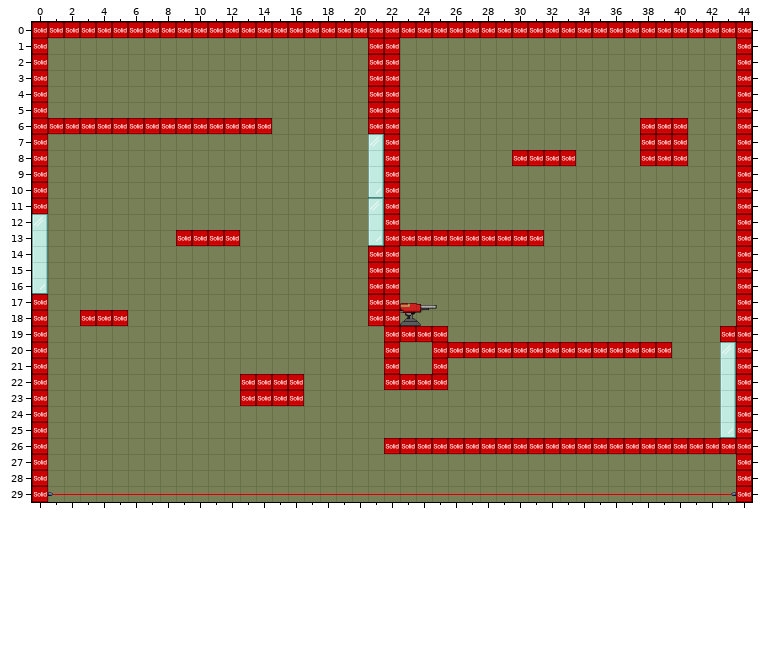
Tiled map: GitHub/data/tileset/level2.tmx. The picture above is the old version.
Cells are 32x32 px. Shown: x 0..44, y 0..29.
New version:
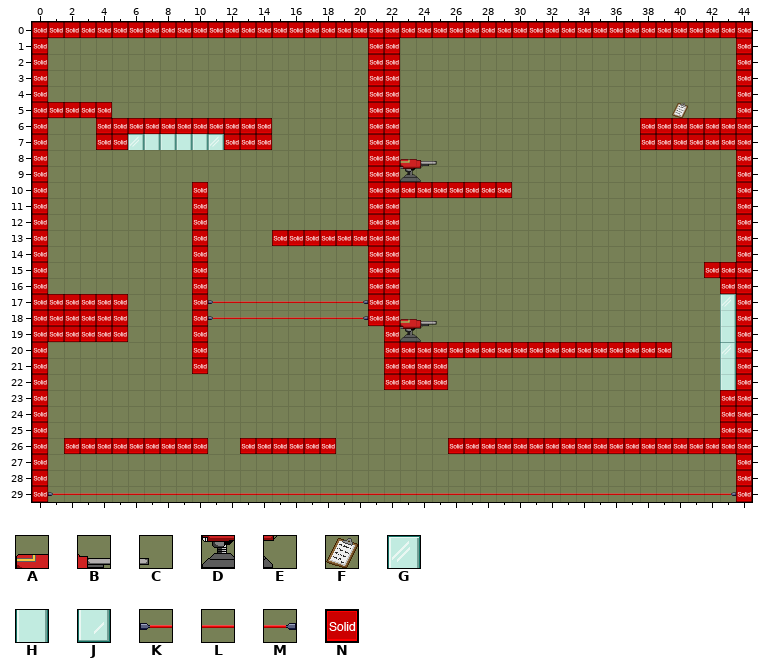
Key: from "gametileset": A 59, B 60, C 61, D 84, E 85, F 126, G 178, H 203, J 228, K 278, L 279, M 280; from "metatiles32x32": N 0 "solid".
_ is an empty cell.
Difference:
Layer "Background":
Tile G gives way to one hidden under a higher layer in row 7 at x 21; in row 11 at x 21; in row 12 at x 0.
Tile H gives way to one hidden under a higher layer in rows 8 to 9 at x 21; in row 12 at x 21; in rows 13 to 15 at x 0; in rows 23 to 24 at x 43.
Tile J gives way to one hidden under a higher layer in row 10 at x 21; in row 13 at x 21; in row 16 at x 0; in row 25 at x 43.
The edit turns tile D into tile A in row 18 at x 23.
There is now tile A in row 8 at x 23.
The edit turns tile E into tile B in row 18 at x 24.
There is now tile B in row 8 at x 24.
There is now tile C in row 8 at x 25; in row 18 at x 25.
There is now tile D in row 19 at x 23.
There is now tile D in row 9 at x 23.
There is now tile E in row 19 at x 24.
There is now tile E in row 9 at x 24.
There is now tile F in row 5 at x 40.
There is now tile G in row 7 at x 6 and 11; in row 17 at x 43.
There is now tile H in row 19 at x 43.
There is now tile H in row 7 at x 7 to 10; in row 18 at x 43.
There is now tile K in rows 17 to 18 at x 11.
There is now tile L in rows 17 to 18 at x 12 to 19.
There is now tile M in rows 17 to 18 at x 20.
The tile that lay hidden is gone in row 6 at x 1 to 3; in row 8 at x 30 to 33 and 38 to 40; in row 13 at x 9, 11 to 12 and 23 to 31; in row 19 at x 25; in rows 22 to 23 at x 13 to 16; in row 26 at x 22 to 25.
Tile A is gone in row 17 at x 23.
Tile B is gone in row 17 at x 24.
Tile C is gone in row 17 at x 25.
Layer "collision":
There is now tile N in row 5 at x 1 to 4; in row 6 at x 41 to 43; in row 7 at x 4 to 5, 12 to 14, 21 and 41 to 43; in rows 8 to 9 at x 21; in row 10 at x 10, 21 and 23 to 29; in row 11 at x 10 and 21.
There is now tile N in row 12 at x 0, 10 and 21; in row 13 at x 0 and 15 to 21; in row 14 at x 0 and 10; in row 15 at x 0, 10 and 42 to 43; in row 16 at x 0, 10 and 43; in row 17 at x 1 to 5 and 10.
There is now tile N in row 18 at x 1 to 2 and 10; in row 19 at x 1 to 5 and 10; in rows 20 to 21 at x 10 and 23 to 24; in rows 23 to 25 at x 43; in row 26 at x 2 to 10 and 13 to 18.
Tile N is gone in row 6 at x 1 to 3; in row 8 at x 30 to 33 and 38 to 40; in row 13 at x 9, 11 to 12 and 23 to 31; in row 19 at x 23 to 25 and 43; in rows 22 to 23 at x 13 to 16; in row 26 at x 22 to 25.
